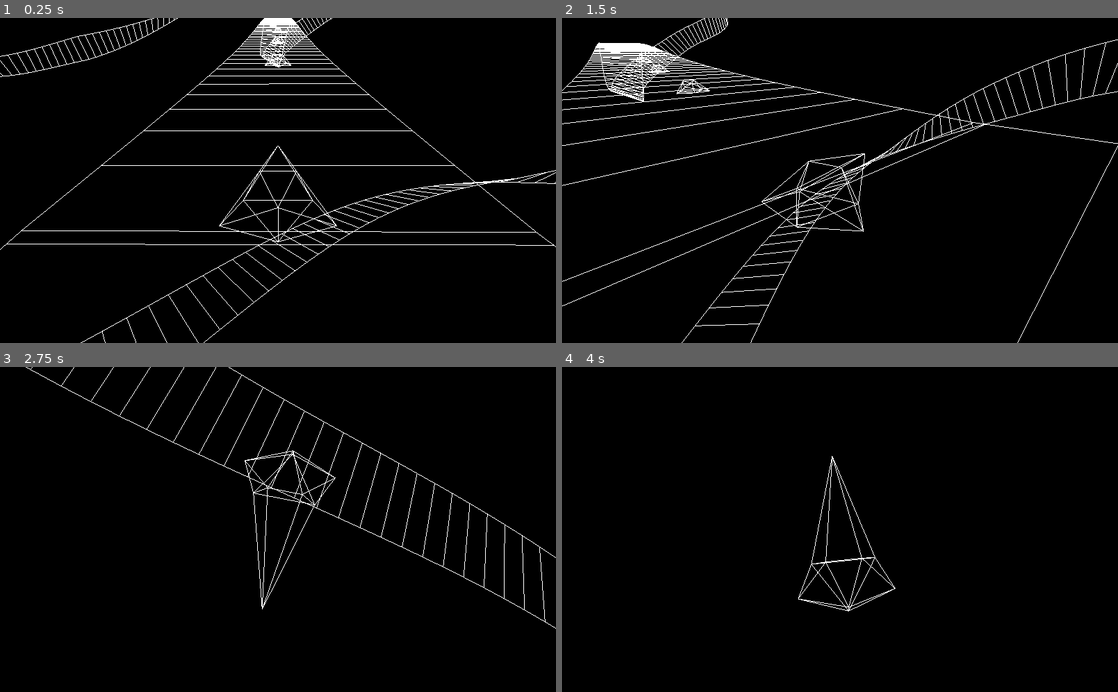
Above: before the commit, frames 1-4 (two rows, left to right).
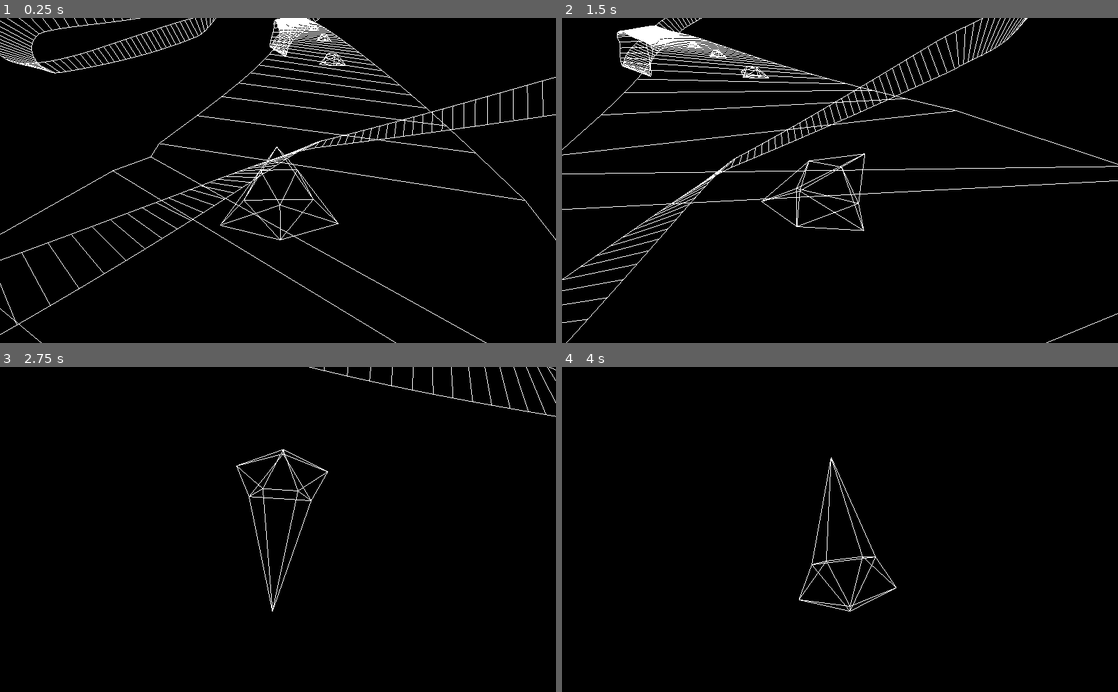
Above: after the commit, the same moments.

Repository: spazzylemons/condux
Game: Godot game, scene res://TestScene.tscn
Same seed, same stepped clock (60 frames per second), same inputs: the game is played once before the commit and once after it.
Inputs:
- Up to frame 1 (0.25 s): no input
- Up to frame 2 (1.5 s): hold Right (stick_right) 0.53-1.28 s; hold X (brake) from 1.28 s (still down)
- Up to frame 3 (2.75 s): release X (brake) at 2.03 s; hold Right (stick_right) from 2.03 s (still down)
- Up to frame 4 (4 s): release Right (stick_right) at 2.78 s; hold Z (accel) 2.78-3.53 s; hold Left (stick_left) from 3.53 s (still down)

The runs differ from the first frame. In frame 1, 6.1% of the frame differs, in the area x 0-100%, y 0-100%; in frame 2, 6.7%; in frame 3, 1.8%; in frame 4, 0.5%.

Commit message:
initial implementation of new curve system

Diff:
--- a/godot/Course/Course.gd
+++ b/godot/Course/Course.gd
@@ -4,11 +4,14 @@
 # radius of track - width of track is twice this
 const TRACK_RADIUS = 2.0
 
+# radius used to find up vector by sampling curve
+const FORWARD_VEC_SIZE = 0.125
+
 export var path: String
 
 var _loaded = false
 
-var _curve = Curve3D.new()
+var _curve: Spline
 var _lengths = []
 var _tilts = []
 
@@ -39,66 +42,30 @@
 func _try_load_course() -> void:
 	if _loaded:
 		return
-	_curve.bake_interval = 1.0
 	var f = File.new()
 	f.open(path, File.READ)
 	var n = f.get_8()
-	_curve.clear_points()
+	var points = []
 	for _i in range(n):
 		var l = FileUtils.get_point(f)
 		var c = FileUtils.get_point(f)
 		var r = FileUtils.get_point(f)
 		var t = (f.get_8() / 256.0) * (2.0 * PI)
-		_curve.add_point(c, l - c, r - c)
-		_lengths.append(_curve.get_baked_length())
+		points.append(c)
 		_tilts.append(t)
 	f.close()
-	# close the loop
-	_tilts.append(_tilts[0])
-	_curve.add_point(_curve.get_point_position(0), _curve.get_point_in(0), _curve.get_point_out(0))
-	_lengths.append(_curve.get_baked_length())
+	_curve = Spline.new(points, _tilts)
 	_loaded = true
 
-func _find_interp(offset: float) -> float:
-	# TODO binary search
-	for i in range(len(_lengths) - 1):
-		var a = _lengths[i]
-		var b = _lengths[i + 1]
-		if a > offset or b < offset:
-			continue
-		return i + ((offset - a) / (b - a))
-	# unreachable
-	return NAN
-
-func _get_tilt_at(offset: float) -> float:
-	var f = _find_interp(offset)
-	# get integer part
-	var i = int(f)
-	f -= i
-	# find points to interpolate
-	var prev = _tilts[i]
-	var next = _tilts[i + 1]
-	# adjust for smaller interpolation
-	var diff1 = fmod(next - prev + 2.0 * PI, 2.0 * PI)
-	var diff2 = fmod(prev - next + 2.0 * PI, 2.0 * PI)
-	if abs(diff1) < abs(diff2):
-		next = diff1 + prev
-	else:
-		prev = diff2 + next
-	# and then interpolate tilts
-	var r = (1.0 - f) * prev + f * next
-	r = fmod(r + 3.0 * PI, 2.0 * PI) - PI
-	return r
-
 func _get_up_and_right_vector(offset: float) -> Array:
-	var length = _curve.get_baked_length()
-	var sa = fmod(offset - _curve.bake_interval + length, length)
-	var sb = fmod(offset + _curve.bake_interval + length, length)
-	var target = (_curve.interpolate_baked(sb) - _curve.interpolate_baked(sa)).normalized()
+	var length = _curve.get_length()
+	var sa = fmod(offset - FORWARD_VEC_SIZE + length, length)
+	var sb = fmod(offset + FORWARD_VEC_SIZE + length, length)
+	var target = (_curve.get_baked(sb) - _curve.get_baked(sa)).normalized()
 	var look = Transform.IDENTITY.looking_at(target, Vector3.UP)
 	var up = look.xform(Vector3.UP)
 	var right = look.xform(Vector3.RIGHT)
-	var tilt = _get_tilt_at(offset)
+	var tilt = _curve.get_tilt(offset)
 	return [up.rotated(target, tilt), right.rotated(target, tilt)]
 
 func get_up_vector(offset: float) -> Vector3:
@@ -111,8 +78,8 @@
 
 func get_up_vector_and_height(pos: Vector3) -> Array:
 	_try_load_course()
-	var offset = _curve.get_closest_offset(pos)
-	var point = _curve.interpolate_baked(offset)
+	var offset = _curve.get_closest(pos)
+	var point = _curve.get_baked(offset)
 	var up_and_right = _get_up_and_right_vector(offset)
 	var side_distance = up_and_right[1].dot(pos - point)
 	if side_distance < -TRACK_RADIUS or side_distance > TRACK_RADIUS:
@@ -121,12 +88,8 @@
 
 func get_length() -> float:
 	_try_load_course()
-	return _curve.get_baked_length()
+	return _curve.get_length()
 
 func get_from_offset(offset: float) -> Vector3:
 	_try_load_course()
-	return _curve.interpolate_baked(offset)
-
-func get_bake_interval() -> float:
-	_try_load_course()
-	return _curve.bake_interval
+	return _curve.get_baked(offset)
--- a/godot/Course/CourseRenderer.gd
+++ b/godot/Course/CourseRenderer.gd
@@ -10,6 +10,7 @@
 	var vr = []
 	while d < c.get_length():
 		var p = c.get_from_offset(d)
+		#print(p, ',')
 		var r = c.get_right_vector(d)
 		vl.append(p - r * Course.TRACK_RADIUS)
 		vr.append(p + r * Course.TRACK_RADIUS)
--- /dev/null
+++ b/godot/Course/Spline.gd
@@ -0,0 +1,172 @@
+extends Reference
+class_name Spline
+
+const BAKE_MAX_DEPTH = 10
+const BAKE_LENGTH = 1.0
+
+var _points: Array
+var _controls: Array
+var _baked: Array
+var _length: float
+var _offsets: Array
+var _positions: Array
+var _tilts: Array
+var _tilt_offsets: Array
+var _total_tilt: float
+
+# NOTE adjacent points must not be identical, or errors will occur
+func _init(points: Array, tilts: Array):
+	_points = points
+	print(_points)
+	_tilts = []
+	# fix tilts
+	_total_tilt = tilts[0]
+	for i in range(len(tilts)):
+		_tilts.append(_total_tilt)
+		var delta = fmod((tilts[(i + 1) % len(tilts)] - tilts[i]) + 2.0 * PI, 2.0 * PI)
+		if delta <= PI:
+			# move up
+			_total_tilt += delta
+		else:
+			# move down
+			_total_tilt += delta - (2.0 * PI)
+	#print(_tilts)
+	# generate bezier control points
+	_controls = []
+	for i in range(len(points)):
+		var a = i
+		var b = (i + 1) % len(points)
+		var c = (i + 2) % len(points)
+		var da = points[a].distance_to(points[b])
+		var db = points[b].distance_to(points[c])
+		var mid = da / (da + db)
+		var fac_a = (mid - 1.0) / (2.0 * mid)
+		var fac_b = 1.0 / (2.0 * mid * (1.0 - mid))
+		var fac_c = mid / (2.0 * (mid - 1.0))
+		_controls.append(points[a] * fac_a + points[b] * fac_b + points[c] * fac_c)
+	# bake for faster search
+	_bake(BAKE_MAX_DEPTH, BAKE_LENGTH * BAKE_LENGTH)
+	_length = 0.0
+	_offsets = []
+	for i in range(len(_baked)):
+		if _positions[i] == int(_positions[i]):
+			_tilt_offsets.append(_length)
+		_offsets.append(_length)
+		_length += _baked[(i + 1) % len(_baked)].distance_to(_baked[i])
+	for i in range(len(_points)):
+		for t in range(10):
+			print(_bezier(i, t / 10.0))
+	#print(_baked)
+
+func _bezier(index: int, offset: float) -> Vector3:
+	var fac_a = (1.0 - offset) * (1.0 - offset)
+	var fac_b = 2.0 * (1.0 - offset) * offset
+	var fac_c = offset * offset
+	return _points[index] * fac_a + _controls[index] * fac_b + _points[(index + 2) % len(_points)] * fac_c
+
+func _interpolate(offset: float) -> Vector3:
+	var index = int(offset) % len(_points)
+	offset = fmod(offset, len(_points)) - index
+	var a = _bezier((index + len(_points) - 1) % len(_points), (offset * 0.5) + 0.5)
+	var b = _bezier(index, offset * 0.5)
+	return a * (1.0 - offset) + b * offset
+
+func _recursive_bake(index: int, begin: float, end: float, depth: int, max_depth: int, length_squared: float) -> void:
+	var interp_begin = _interpolate(index + begin)
+	var interp_end = _interpolate(index + end)
+	var segment_length_squared = interp_begin.distance_squared_to(interp_end)
+
+	if segment_length_squared > length_squared and depth < max_depth:
+		var mid = (begin + end) * 0.5
+		var interp_mid = _interpolate(index + mid)
+		# in-order traversal to ensure sorted order
+		_recursive_bake(index, begin, mid, depth + 1, max_depth, length_squared)
+		_positions.append(index + mid)
+		_baked.append(interp_mid)
+		_recursive_bake(index, mid, end, depth + 1, max_depth, length_squared)
+
+func _bake(max_depth: int, length_squared: float) -> void:
+	_baked = []
+	for i in range(len(_points)):
+		_positions.append(float(i))
+		_baked.append(_interpolate(i))
+		_recursive_bake(i, 0.0, 1.0, 0, max_depth, length_squared)
+
+func _convert_baked_offset(baked_offset: float) -> float:
+	# binary search
+	var start = 0
+	var end = len(_baked) - 1
+	var current = int((start + end) / 2)
+	while start < current:
+		var test_offset = _offsets[current]
+		if baked_offset <= test_offset:
+			end = current
+		else:
+			start = current
+		current = int((start + end) / 2)
+	# interpolate
+	var offset_begin = _offsets[current]
+	var offset_end = _offsets[current + 1]
+	var interp = ((baked_offset - offset_begin) / (offset_end - offset_begin))
+	var result = (1.0 - interp) * _positions[current] + interp * _positions[current + 1]
+	return result
+
+func _get_tilt_offset(i: int) -> float:
+	var result = _tilt_offsets[i % len(_tilt_offsets)]
+	while i >= len(_tilt_offsets):
+		result += _length
+		i -= len(_tilt_offsets)
+	return result
+
+func _get_tilt_radian(i: int) -> float:
+	var result = _tilts[i % len(_tilts)]
+	while i >= len(_tilts):
+		result += _total_tilt
+		i -= len(_tilts)
+	return result
+
+func _lagrange(i: int, x: float) -> float:
+	var x0 = _get_tilt_offset(i)
+	var x1 = _get_tilt_offset(i + 1)
+	var x2 = _get_tilt_offset(i + 2)
+	var y0 = _get_tilt_radian(i)
+	var y1 = _get_tilt_radian(i + 1)
+	var y2 = _get_tilt_radian(i + 2)
+	# TODO optimize
+	var result = (y0 * (x - x1) / (x0 - x1) * (x - x2) / (x0 - x2))
+	result += (y1 * (x - x0) / (x1 - x0) * (x - x2) / (x1 - x2))
+	result += (y2 * (x - x0) / (x2 - x0) * (x - x1) / (x2 - x1))
+	return result
+
+func get_tilt(offset: float) -> float:
+	var pre_baked = fmod(offset, _length)
+	offset = _convert_baked_offset(offset)
+	var index = int(offset)
+	#print('offset index ', offset, ' ', index)
+	var a = _lagrange(index + len(_tilts) - 1, pre_baked + _length)
+	var b = _lagrange(index + len(_tilts), pre_baked + _length)
+	offset -= index
+	return a * (1.0 - offset) + b * offset
+
+func get_length() -> float:
+	return _length
+
+func get_baked(offset: float) -> Vector3:
+	return _interpolate(_convert_baked_offset(offset))
+
+func get_closest(point: Vector3) -> float:
+	# linear search for now, might use a tree to optimize later
+	var nearest = 0.0
+	var distance = INF
+	for i in range(len(_baked) - 1):
+		var offset = _offsets[i]
+		var interval = _offsets[i + 1] - _offsets[i]
+		var origin = _baked[i]
+		var direction = (_baked[i + 1] - origin) / interval
+		var d = clamp((point - origin).dot(direction), 0.0, interval)
+		var proj = origin + direction * d
+		var dist = proj.distance_squared_to(point)
+		if dist < distance:
+			nearest = offset + d
+			distance = dist
+	return nearest
--- a/godot/Vehicle/Vehicle.gd
+++ b/godot/Vehicle/Vehicle.gd
@@ -1,4 +1,4 @@
-extends KinematicBody
+extends Area
 class_name Vehicle
 
 # speed at which gravity approaches new vector
@@ -22,6 +22,10 @@
 var type: VehicleType
 
 var controller := BaseController.new()
+
+func _ready() -> void:
+	monitorable = false
+	monitoring = false
 
 static func _apply_approach(delta: float, strength: float, from: Vector3, to: Vector3) -> Vector3:
 	return (from + (strength * delta * to)) / (1.0 + (strength * delta))
@@ -56,6 +60,7 @@
 	# slide with physics
 	translation += velocity * delta
 	var up_height = course.get_up_vector_and_height(translation)
+	var new_gravity_vector = Vector3.UP
 	if len(up_height) > 0:
 		var up = up_height[0]
 		var height = up_height[1]
@@ -70,23 +75,13 @@
 				# otherwise, use friction
 				velocity = with_friction_applied
 			translation -= up * height
-
-func _approach_gravity(delta: float) -> Vector3:
-	var new_gravity_vector = Vector3.UP
-	var up_height = course.get_up_vector_and_height(translation)
-	if len(up_height) > 0:
-		var up = up_height[0]
-		var height = up_height[1]
 		if height > -COLLISION_DEPTH and height < MAX_GRAVITY_HEIGHT:
 			height = clamp(height - GRAVITY_FALLOFF_POINT, 0, MAX_GRAVITY_HEIGHT - GRAVITY_FALLOFF_POINT)
 			height /= (MAX_GRAVITY_HEIGHT - GRAVITY_FALLOFF_POINT)
 			new_gravity_vector = height * Vector3.UP + (1.0 - height) * up
 	new_gravity_vector = new_gravity_vector.normalized()
-	return _apply_approach(delta, GRAVITY_APPROACH_SPEED, _up_vector(), new_gravity_vector)
-
-func _do_gravity(delta: float) -> void:
 	var our_up = _up_vector()
-	var approach_up = _approach_gravity(delta)
+	var approach_up = _apply_approach(delta, GRAVITY_APPROACH_SPEED, _up_vector(), new_gravity_vector)
 	var rotation_axis = our_up.cross(approach_up).normalized()
 	# only perform alignment if our up vector is not parallel to gravity
 	# if it is, we're either perfectly aligned or completely flipped
@@ -97,7 +92,6 @@
 func process_physics(delta: float) -> void:
 	_do_controls(delta)
 	_do_movement(delta)
-	_do_gravity(delta)
 	orthonormalize()
 
 # helper function for spawning a vehicle
--- a/godot/Vehicle/Vehicle.tscn
+++ b/godot/Vehicle/Vehicle.tscn
@@ -43,7 +43,7 @@
 "vertex_count": 2
 }
 
-[node name="Vehicle" type="KinematicBody"]
+[node name="Vehicle" type="Area"]
 collision_layer = 2
 script = ExtResource( 1 )
 
--- a/godot/project.godot
+++ b/godot/project.godot
@@ -34,7 +34,12 @@
 "language": "GDScript",
 "path": "res://Vehicle/Controller/PlayerController.gd"
 }, {
-"base": "KinematicBody",
+"base": "Reference",
+"class": "Spline",
+"language": "GDScript",
+"path": "res://Course/Spline.gd"
+}, {
+"base": "Area",
 "class": "Vehicle",
 "language": "GDScript",
 "path": "res://Vehicle/Vehicle.gd"
@@ -65,6 +70,7 @@
 "CourseRenderer": "",
 "FileUtils": "",
 "PlayerController": "",
+"Spline": "",
 "Vehicle": "",
 "VehicleCamera": "",
 "VehicleSet": "",
Binary file changed: godot/Course/Data/Test1.bin
